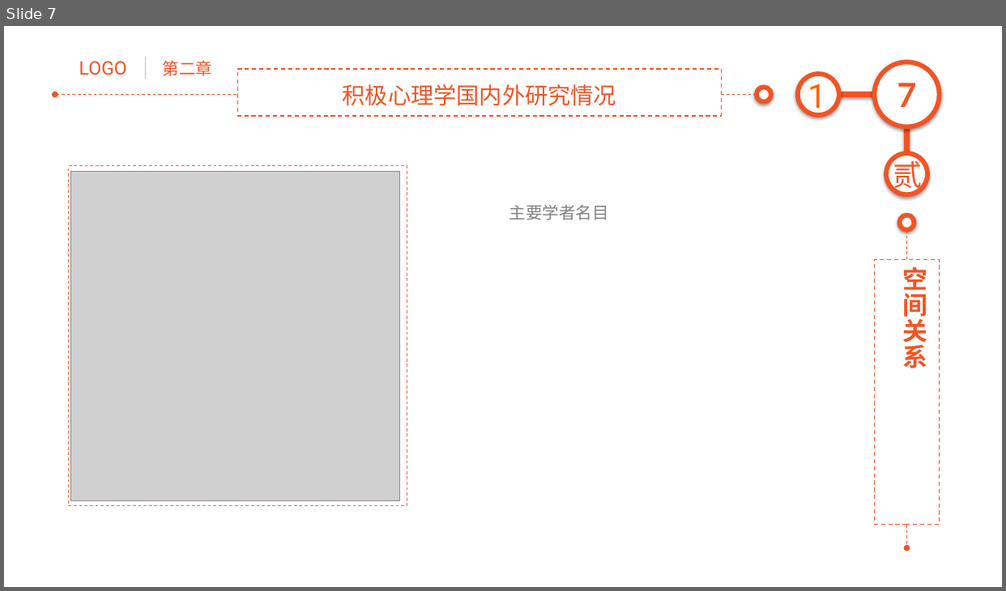
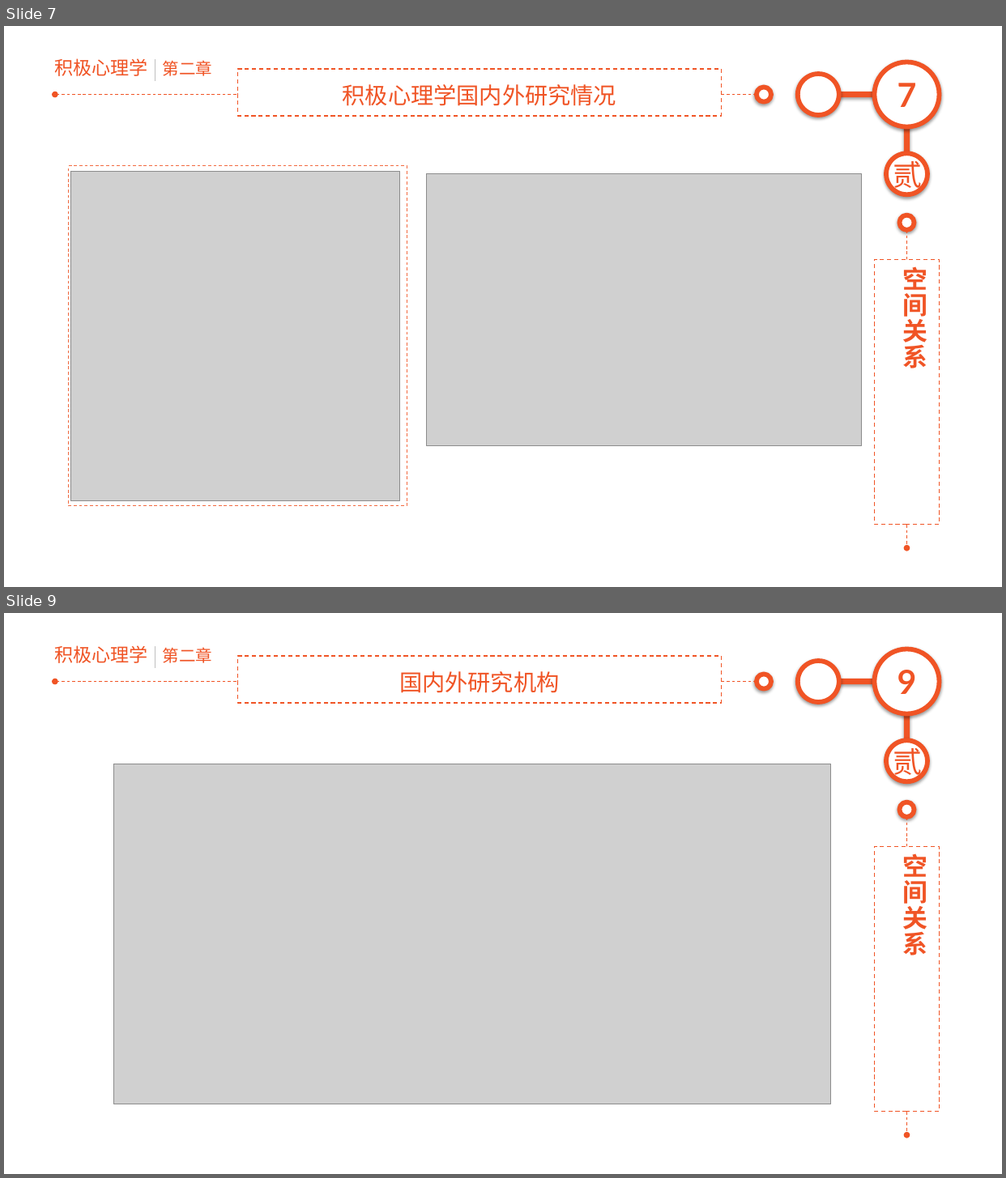
Before and after one commit to junstudys/positive-psychology, a slide deck: 积极心理学探索.pptx. Shown one above the other, each under a label of ours: slide 7 before the commit, slides 7 and 9 after it; the slides between them are not shown. The pictures are 1006x591 and 1006x1178 pixels, drawn with LibreOffice and Linux fonts; fonts in the diff are those of the drawing; grey boxes stand for pictures. Boxes give left, top, right and bottom in pixels: in the first picture for what was removed or moved away, otherwise in the second. Text is boxed around its words. In the diff, an @@ line names an element or a change of style, - is before the commit and + after.

```diff
--- a/积极心理学探索.pptx
+++ b/积极心理学探索.pptx
@@ slide 9 added at (x1=4, y1=613, x2=1002, y2=1174), background #FFFFFF; not listed: 15 template elements that a slide beside it also shows @@
@@ text added at (x1=399, y1=671, x2=559, y2=693), 22 pt, text #F05425 @@
+国内外研究机构
@@ picture added at (x1=114, y1=764, x2=831, y2=1105) @@
@@ slide 7 changed as well @@
@@ text added at (x1=54, y1=58, x2=148, y2=76), 18 pt, text #F05425 @@
+积极心理学
@@ text removed at (x1=79, y1=61, x2=127, y2=75) @@
-LOGO
@@ line moved from (146, 57) - (146, 79) to (155, 60) - (155, 80) @@
@@ text removed at (x1=808, y1=77, x2=826, y2=116) @@
-1
@@ picture added at (x1=426, y1=173, x2=861, y2=446) @@
@@ text removed at (x1=509, y1=205, x2=609, y2=220) @@
-主要学者名目
```
Also in this commit, not shown: 19 other slides changed, 1 other slide added, 28 other files.
